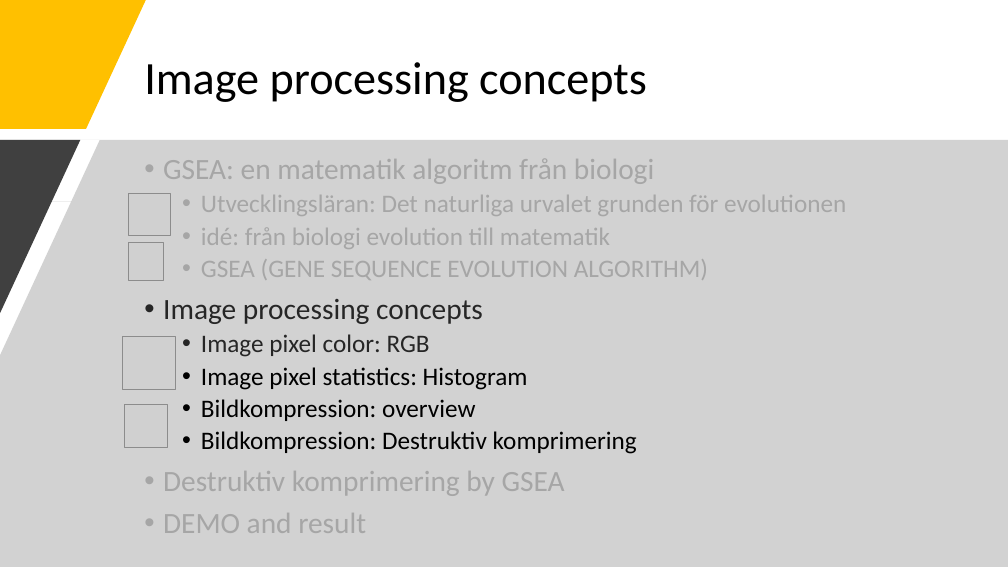
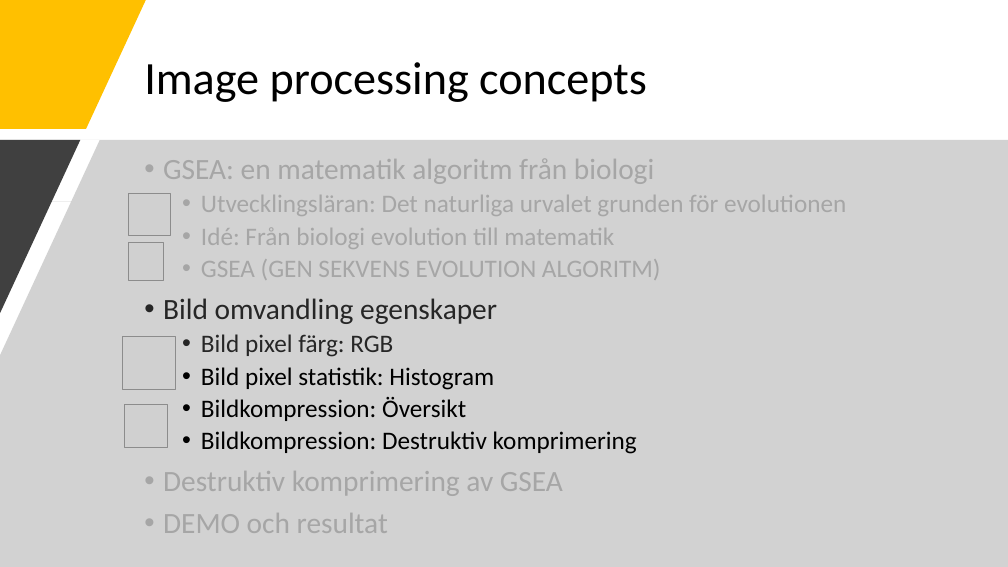
Before and after one commit to mo-mosverkstad/artificial_intelligence_algorithm, a slide deck: slide 8 of genetic_algorithm/JavaScriptCode/compressImageGSEA/GSEA.pptx. Drawn at 1008x567 pixels with LibreOffice and Linux fonts; fonts in the diff are those of the drawing; grey boxes stand for pictures. Boxes give left, top, right and bottom in pixels: in the first picture for what was removed or moved away, otherwise in the second. Text is boxed around its words. In the diff, an @@ line names an element or a change of style, - is before the commit and + after.

Commit message:
Update slides and demo
Update slides and demo

```diff
--- a/genetic_algorithm/JavaScriptCode/compressImageGSEA/GSEA.pptx
+++ b/genetic_algorithm/JavaScriptCode/compressImageGSEA/GSEA.pptx
@@ text at (163, 228, 661, 421): text changed @@
-  • idé: från biologi evolution till matematik
-  • GSEA (GENE SEQUENCE EVOLUTION ALGORITHM)
-• Image processing concepts
-  • Image pixel color: RGB
-  • Image pixel statistics: Histogram
-  • Bildkompression: overview
+  • Idé: Från biologi evolution till matematik
+  • GSEA (GEN SEKVENS EVOLUTION ALGORITM)
+• Bild omvandling egenskaper
+  • Bild pixel färg: RGB
+  • Bild pixel statistik: Histogram
+  • Bildkompression: Översikt
@@ text at (163, 471, 563, 533): text changed @@
-• Destruktiv komprimering by GSEA
-• DEMO and result
+• Destruktiv komprimering av GSEA
+• DEMO och resultat
```
Also in this commit, not shown: 21 other slides changed, 3 other files.
